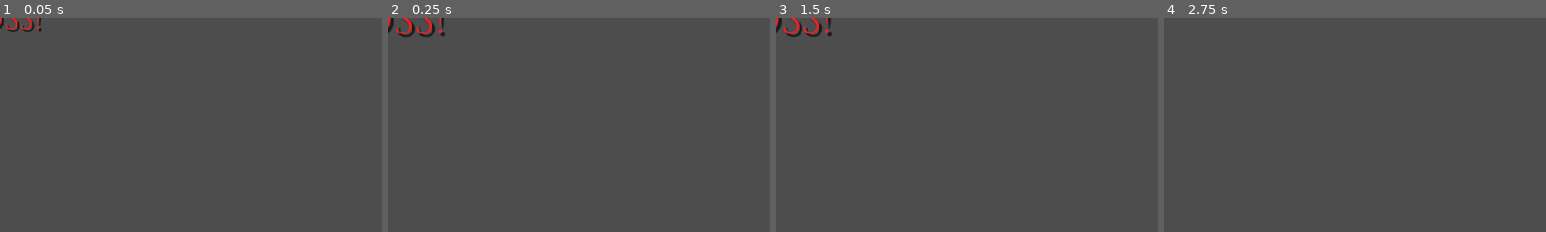
Above: before the commit, frames 1-4 (left to right).
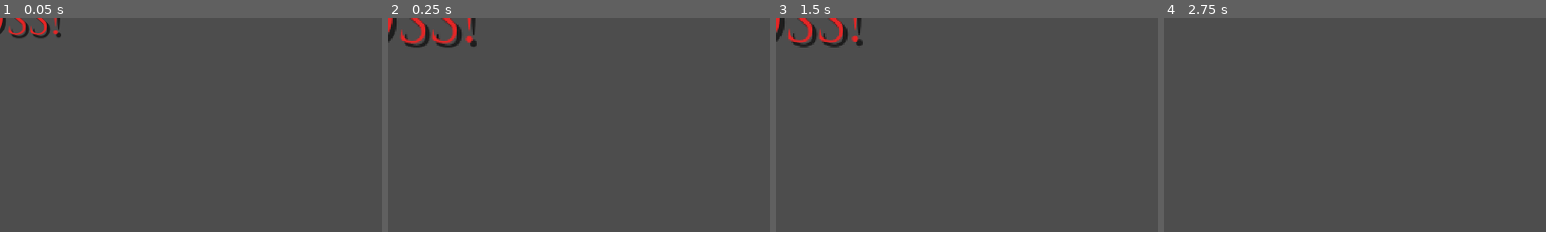
Above: after the commit, the same moments.

Repository: thormesufca/algebra-shooter
Game: Godot game, scene res://entities/BossWarningLabel.tscn
Same seed, same stepped clock (60 frames per second), same inputs: the game is played once before the commit and once after it. This scene is started directly instead of the project's main scene.
Inputs (mouse positions are % of the whole screen's width and height, from its top left):
- Up to frame 1 (0.05 s): no input
- Up to frame 2 (0.25 s): no input
- Up to frame 3 (1.5 s): move the mouse to (72, 45) at 0.52 s; hold D (move_right) 0.53-1.28 s; tap Enter at 1.25 s; move the mouse to (30, 55) at 1.27 s; hold Down (move_down) from 1.28 s (still down)
- Up to frame 4 (2.75 s): tap Space at 2 s; move the mouse to (60, 28) at 2.02 s; release Down (move_down) at 2.03 s; hold D (move_right) from 2.03 s (still down)
The pictures show only the part of the screen within x 0-50%, y 0-50%; the shares and areas given below are measured in that part.

The runs differ from the first frame. In frame 1, 0.8% of the frame differs, in the area x 0-16%, y 0-10%; in frame 2, 1.6%, in the area x 0-24%, y 0-14%; in frame 3, 1.6%; in frame 4, nothing differs.

Commit message:
feat: Adicionar som para primeira fase e de morte e vitória (oldschool)

Diff:
--- a/scenes/game.tscn
+++ b/scenes/game.tscn
@@ -8,13 +8,15 @@
 [ext_resource type="PackedScene" uid="uid://j1f3qxwod0wg" path="res://entities/camera.tscn" id="5_iywne"]
 [ext_resource type="Resource" uid="uid://0w66td5y6oqx" path="res://resources/phases/phase_01.tres" id="6_phase"]
 [ext_resource type="Texture2D" uid="uid://ctdbnwn62rety" path="res://assets/backgrounds/bg_fog.png" id="8_fog_tex"]
+[ext_resource type="AudioStream" uid="uid://b3bi2pwsacntd" path="res://assets/sounds/music/Las Vegas.mp3" id="9_0tnpc"]
 
-[node name="game" type="Node2D" unique_id=1112172902 groups=["game_root"]]
+[node name="game" type="Node2D" unique_id=1112172902 node_paths=PackedStringArray("audio_player") groups=["game_root"]]
 script = ExtResource("1_yqjtg")
 enemy_scene = ExtResource("3_lnu2h")
 power_scene = ExtResource("3_lbhrr")
 powerup_enemy_index = 10
 phase = ExtResource("6_phase")
+audio_player = NodePath("AudioStreamPlayer")
 
 [node name="Background" type="Node2D" parent="." unique_id=1198486878]
 
@@ -53,4 +55,8 @@
 
 [node name="Camera" parent="." unique_id=422637489 instance=ExtResource("5_iywne")]
 
+[node name="AudioStreamPlayer" type="AudioStreamPlayer" parent="." unique_id=1773224879]
+stream = ExtResource("9_0tnpc")
+parameters/looping = true
+
 [connection signal="timeout" from="SpawnTimer" to="." method="_on_spawn_timer_timeout"]
--- a/scenes/main.tscn
+++ b/scenes/main.tscn
@@ -8,6 +8,8 @@
 [ext_resource type="Texture2D" uid="uid://cvrrryg4a2j2f" path="res://assets/backgrounds/game_over.png" id="6_game_over"]
 [ext_resource type="Script" uid="uid://b37oa86okh3cn" path="res://scripts/pause_layer.gd" id="7_pause"]
 [ext_resource type="PackedScene" path="res://scenes/phase_results_layer.tscn" id="8_results"]
+[ext_resource type="AudioStream" uid="uid://n6wlc2k5imf4" path="res://assets/sounds/effects/You win.wav" id="9_win"]
+[ext_resource type="AudioStream" uid="uid://uw0mbwqxcund" path="res://assets/sounds/effects/KO Male.wav" id="10_lose"]
 
 [node name="Main" type="Control" unique_id=921976985]
 layout_mode = 3
@@ -67,6 +69,16 @@
 process_mode = 3
 visible = false
 layout_mode = 1
+
+[node name="WinSound" type="AudioStreamPlayer" parent="."]
+unique_name_in_owner = true
+process_mode = 3
+stream = ExtResource("9_win")
+
+[node name="LoseSound" type="AudioStreamPlayer" parent="."]
+unique_name_in_owner = true
+process_mode = 3
+stream = ExtResource("10_lose")
 
 [node name="PauseLayer" type="Control" parent="." unique_id=71737576]
 process_mode = 3
--- a/scripts/boss_warning_label.gd
+++ b/scripts/boss_warning_label.gd
@@ -8,7 +8,7 @@
 
 const DURATION := 2.5
 const START_SCALE := 0.6
-const PEAK_SCALE := 1.8
+const PEAK_SCALE := 2.8
 const FADE_START_RATIO := 0.6
 
 func _ready() -> void:
--- a/scripts/game.gd
+++ b/scripts/game.gd
@@ -12,6 +12,7 @@
 @export var operator_level: int = 1
 @export var digit_level: int = 4
 @export var bonus_range: float = 4
+@export var audio_player: AudioStreamPlayer
 
 
 var _spawn_count: int = 0
@@ -90,6 +91,7 @@
 	$SpawnTimer.stop()
 	_run_boss_sequence()
 
+
 ## A câmera já percorreu toda a distância da fase, mas podem sobrar inimigos
 ## comuns em campo: espera todos morrerem, depois — se a fase tiver um boss
 ## dedicado (data.boss_scene) — mostra o aviso e spawna o boss como um
@@ -175,9 +177,11 @@
 	data.player = player.get_save_data()
 	GameSave.save(data)
 	phase_results.emit(_phase_start_player, data.player)
+	audio_player.stop()
 
 func _on_player_died() -> void:
 	_player_died = true
+
 
 
 func _ready() -> void:
@@ -218,6 +222,7 @@
 	$SpawnTimer.wait_time = data.spawn_interval
 	camera.configure(data.camera_speed, data.phase_distance)
 	camera.phase_completed.connect(_on_phase_completed)
+	audio_player.play()
 	#$Background/SkyLayer/SkyTexture.modulate = data.sky_color
 	#$Background/FloorLayer/FloorTexture.modulate = data.floor_color
 
--- a/scripts/main.gd
+++ b/scripts/main.gd
@@ -7,6 +7,8 @@
 @onready var game: Node2D = $HBoxContainer/ViewportContainer/SubViewport/Game
 @onready var game_over_layer: TextureRect = %GameOverLayer
 @onready var phase_results_layer: Control = %PhaseResultsLayer
+@onready var win_sound: AudioStreamPlayer = %WinSound
+@onready var lose_sound: AudioStreamPlayer = %LoseSound
 
 var player: Player = null
 
@@ -43,11 +45,13 @@
 
 func _on_phase_results(before: Dictionary, after: Dictionary) -> void:
 	get_tree().paused = true
+	win_sound.play()
 	phase_results_layer.visible = true
 	phase_results_layer.show_results(before, after)
 
 func _on_player_died() -> void:
 	game_over_layer.visible = true
+	lose_sound.play()
 	# Guarda a SceneTree numa variável local: se a fase terminar com sucesso
 	# enquanto este await ainda está suspenso (ver game.gd._finish_phase()),
 	# a cena troca para o menu e este nó sai da árvore — get_tree() passaria
Not shown, added: assets/sounds/effects/KO Male.wav.import
Not shown, added: assets/sounds/effects/You win.wav.import
Not shown, added: assets/sounds/music/Las Vegas.mp3.import
Not shown, added: assets/sounds/effects/KO Male.wav
Not shown, added: assets/sounds/effects/You win.wav
Not shown, added: assets/sounds/music/Las Vegas.mp3
